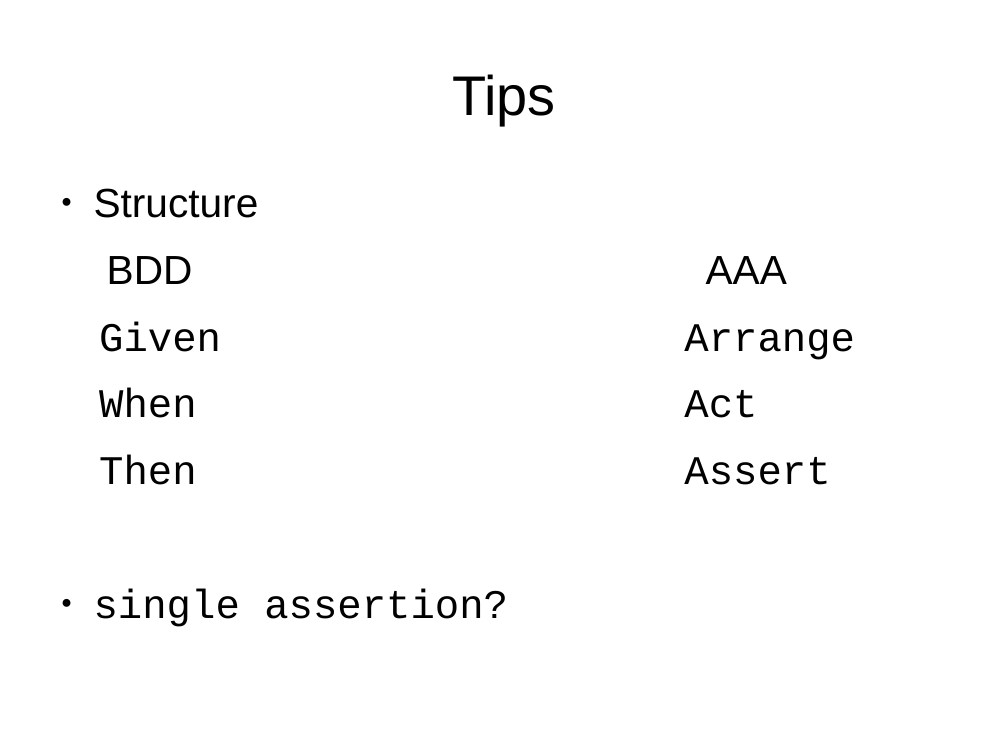
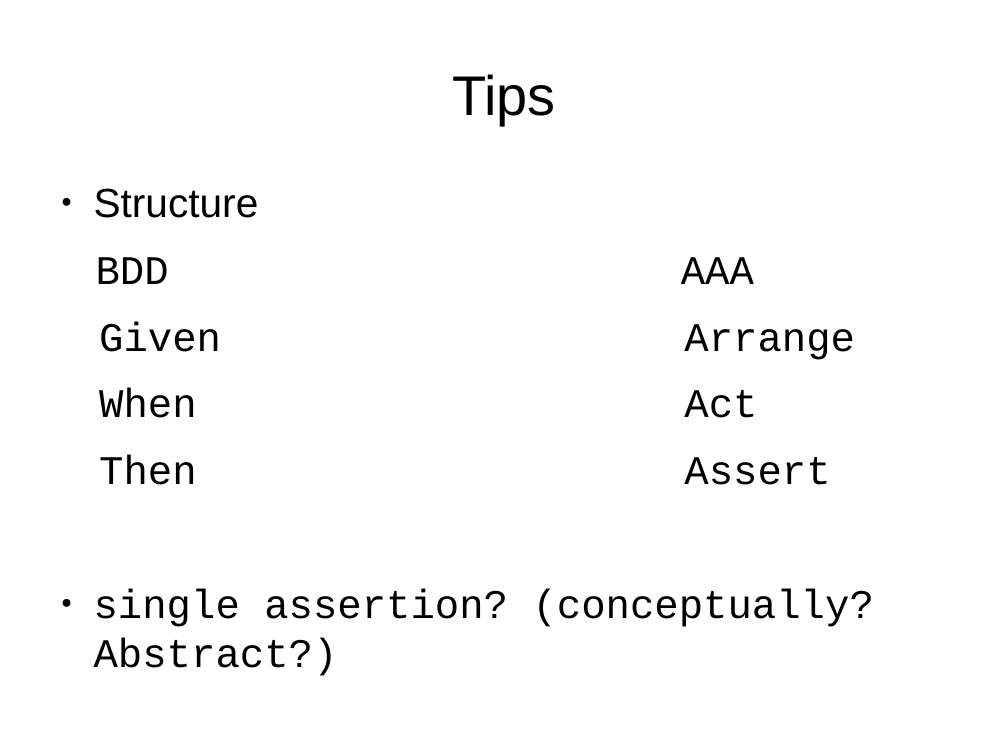
Before and after one commit to wesamhaboush/unittesting-techniques, a slide deck: slide 16 of pres.odp. Drawn at 1008x756 pixels with LibreOffice and Linux fonts; fonts in the diff are those of the drawing. Boxes give left, top, right and bottom in pixels: in the first picture for what was removed or moved away, otherwise in the second. Text is boxed around its words. In the diff, an @@ line names an element or a change of style, - is before the commit and + after.

Commit message:
updated fonts of presentation

```diff
--- a/pres.odp
+++ b/pres.odp
@@ text at (x1=96, y1=257, x2=754, y2=284): font Arial to Courier New in "BDD AAA" @@
@@ text at (x1=94, y1=588, x2=874, y2=676): text changed @@
-● single assertion?
+● single assertion? (conceptually? Abstract?)
```
Also in this commit, not shown: 9 other slides changed.
